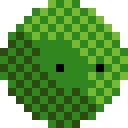
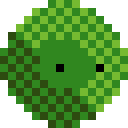
Layered file, before and after one edit (128px x 128px). Changes by layer:
added layer "Pasted Layer copy #24" above "Pasted Layer copy #23" over (x1=0, y1=0, x2=128, y2=128)
hid "Pasted Layer copy #3" over (x1=0, y1=0, x2=128, y2=128)
